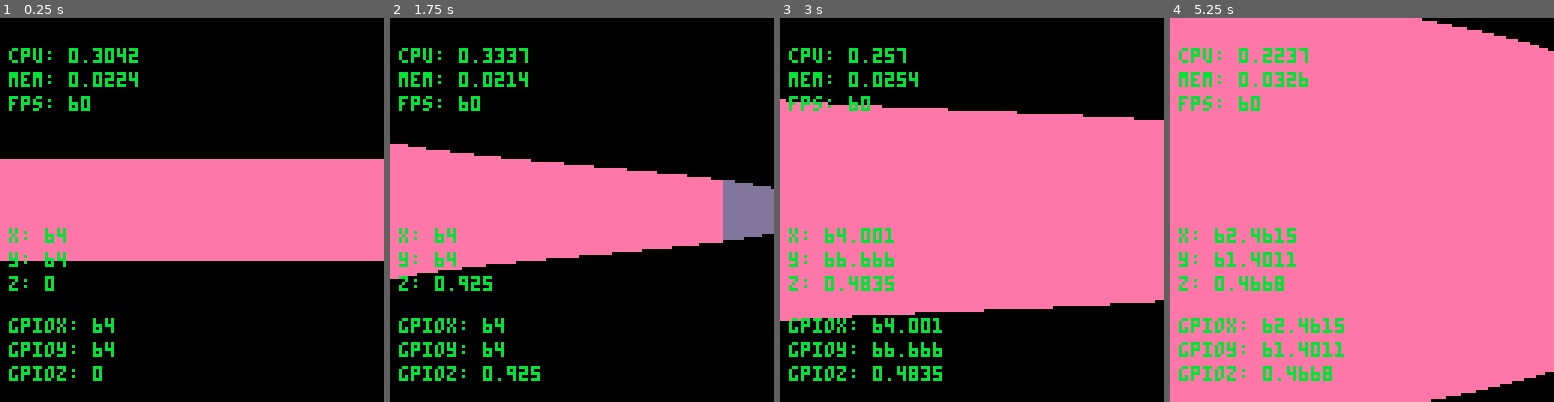
Above: before the commit, frames 1-4 (left to right).
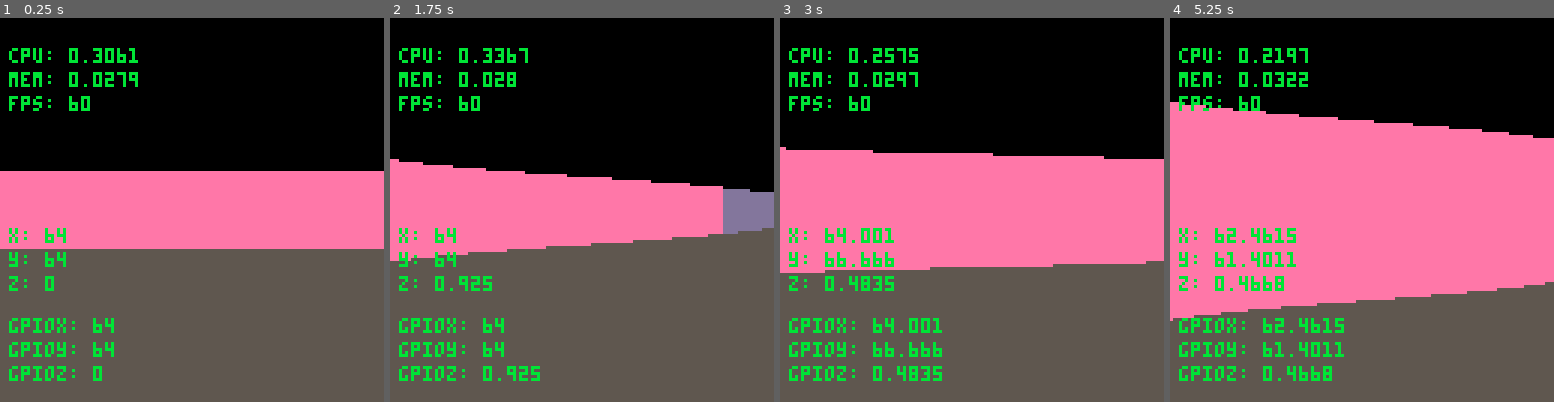
Above: after the commit, the same moments.

Repository: phearbot/pico8-raycasting
Game: PICO-8 cartridge dom.p8
Same seed, same stepped clock (60 frames per second), same inputs: the game is played once before the commit and once after it.
Inputs:
- Up to frame 1 (0.25 s): no input
- Up to frame 2 (1.75 s): hold Right from 1.6 s (still down)
- Up to frame 3 (3 s): release Right at 2.1 s; hold Up 2.15-2.42 s; hold Right from 2.47 s (still down)
- Up to frame 4 (5.25 s): release Right at 3.03 s; hold Left 3.08-3.58 s; hold Down 3.63-3.97 s; hold Right 4.02-4.68 s; hold Up 4.73-5.03 s; hold Left from 5.08 s (still down)

The runs differ from the first frame. In frame 1, 42% of the frame differs, in the area x 0-100%, y 7-100%; in frame 2, 42%; in frame 3, 44%; in frame 4, 48%, in the area x 0-100%, y 0-100%.

Commit message:
Change sky color and make map feel bigger

Diff:
--- a/dom.p8
+++ b/dom.p8
@@ -16,7 +16,7 @@
 
 
 function _draw()
- cls()
+ cls(5) -- this color is the color of the ground
 
  draw_raycast_3d()
 	-- draw_map()
@@ -161,8 +161,10 @@
 
 function draw_raycast_3d()
 
+ -- draw sky
+ rectfill(0,0,127,63,0)
+
  -- cast_single_ray(player.z, col)
-
  for col=0,127 do
   cast_single_ray( ((player.z + (player.fov/2)) - (col * (player.fov / 128))) % 1 , col)
  end
@@ -235,11 +237,11 @@
 
  -- this may be the wrong distance = fisheye effect
  if (side == 0) then
-  perp_wall_dist = (map_x - player.x + ((1 - x_step) / 2)) / cos_ray_ang * cos(player.z - ray_ang)
-  -- perp_wall_dist = (map_x - player.x) / cos_ray_ang
+  -- perp_wall_dist = (map_x - player.x + ((1 - x_step) / 2)) / cos_ray_ang * cos(player.z - ray_ang)
+  perp_wall_dist = (map_x - player.x) / cos_ray_ang * cos(player.z - ray_ang)
  else
-  perp_wall_dist = (map_y - player.y + ((1 - y_step) / 2)) / sin_ray_ang * cos(player.z - ray_ang)
-  -- perp_wall_dist = (map_y - player.y) / sin_ray_ang
+  -- perp_wall_dist = (map_y - player.y + ((1 - y_step) / 2)) / sin_ray_ang * cos(player.z - ray_ang)
+  perp_wall_dist = (map_y - player.y) / sin_ray_ang * cos(player.z - ray_ang)
  end
 
   if perp_wall_dist > 20 then
@@ -250,7 +252,7 @@
    col_color = 14
   end
 
- local col_height = flr(200/perp_wall_dist)
+ local col_height = flr(150/perp_wall_dist)
  line(column,64 - (col_height / 2),column,64 + (col_height / 2),col_color)
 
  -- this will draw the ray being cast
@@ -356,7 +358,7 @@
  end
 end
 
-function draw_other_player_3d()
+function draw_other_players_3d()
 
 end
 __gfx__
